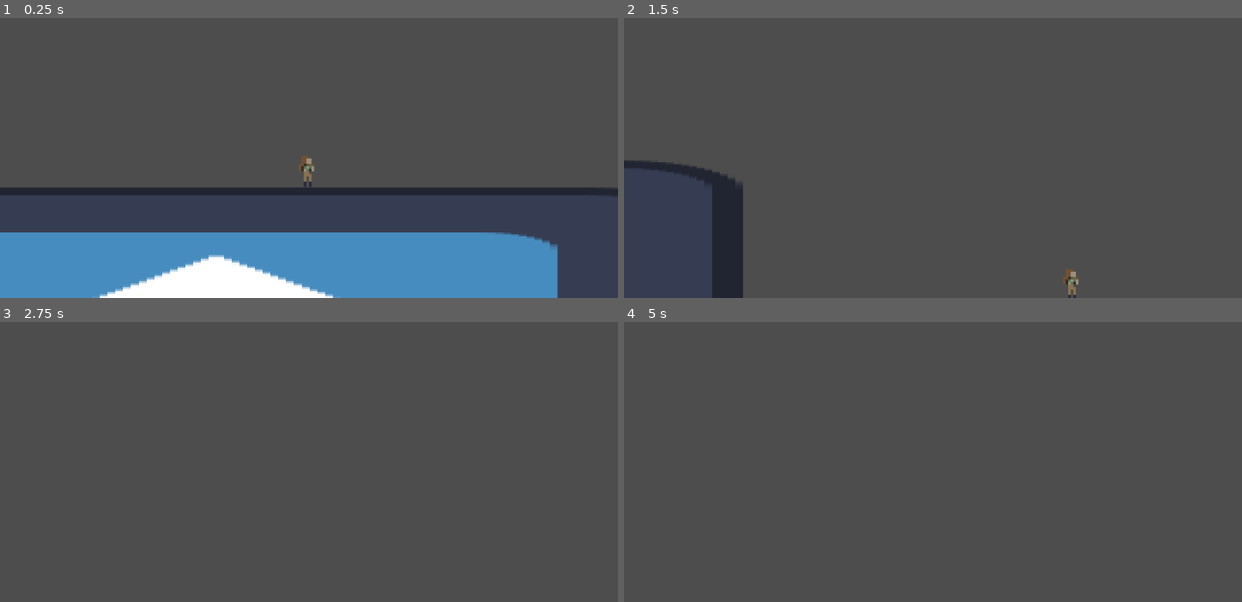
Above: before the commit, frames 1-4 (two rows, left to right).
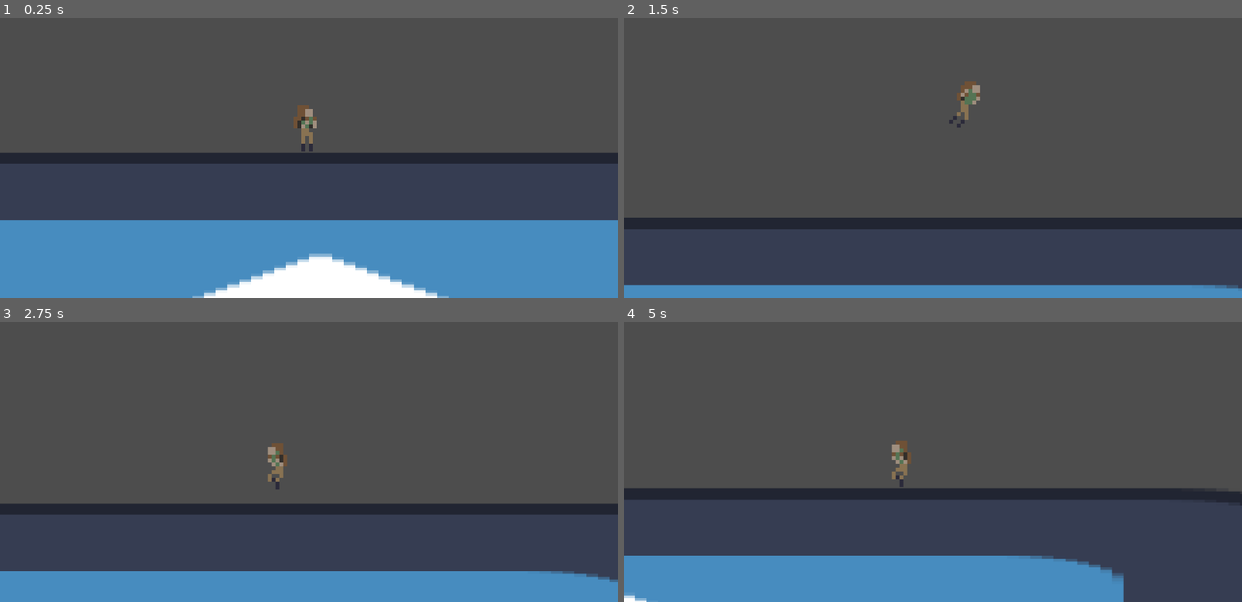
Above: after the commit, the same moments.

Repository: EpicBettaFish/trijam314
Game: Godot game, scene res://scenes/justin_test_scene.tscn
Two runs of this game, one before a commit and one after it. Both use one fixed random seed, a clock stepped at 60 frames per second and the inputs below. The project has no main scene, so this scene is started directly. The engine's default icon, where the game draws it, is replaced by a stand-in: a white triangle on a blue panel in a dark square.
Inputs:
- Up to frame 1 (0.25 s): no input
- Up to frame 2 (1.5 s): hold Up (jump) 0.53-1.28 s; hold D (right) from 0.53 s (still down); tap Up (jump) at 1.35 s
- Up to frame 3 (2.75 s): tap Up (jump) at 1.52, 1.82 s; release D (right) at 2.03 s; hold Left (left) from 2.03 s (still down); hold Up (jump) from 2.03 s (still down)
- Up to frame 4 (5 s): release Left (left) at 2.78 s; release Up (jump) at 2.78 s; hold D (right) 2.78-4.28 s; tap Up (jump) at 2.85, 3.02, 3.32, 4.35, 4.52, 4.82 s; hold Up (jump) 3.53-4.28 s; hold Left (left) from 4.28 s (still down)

The runs differ from the first frame. In frame 1, 18% of the frame differs, in the area x 0-100%, y 31-100%; in frame 2, 11%; in frame 3, 15%; in frame 4, 18%.

Commit message:
grasshopper (cocaine)

Diff:
--- a/scenes/justin_test_scene.tscn
+++ b/scenes/justin_test_scene.tscn
@@ -13,6 +13,7 @@
 position = Vector2(257, 9)
 
 [node name="StaticBody2D" type="StaticBody2D" parent="."]
+position = Vector2(39, -26)
 
 [node name="CollisionShape2D" type="CollisionShape2D" parent="StaticBody2D"]
 position = Vector2(222, 83.5)
--- a/scenes/player.tscn
+++ b/scenes/player.tscn
@@ -2,10 +2,6 @@
 
 [ext_resource type="Texture2D" uid="uid://cohk53g0wdyr4" path="res://assets/sprites/player.png" id="1_3vyb7"]
 [ext_resource type="Script" uid="uid://q33nqwlfc327" path="res://scripts/player.gd" id="1_g2els"]
-
-[sub_resource type="CapsuleShape2D" id="CapsuleShape2D_g2els"]
-radius = 1.5
-height = 11.0
 
 [sub_resource type="Animation" id="Animation_dqkch"]
 length = 0.001
@@ -100,16 +96,12 @@
 &"walk": SubResource("Animation_qhqgy")
 }
 
+[sub_resource type="CapsuleShape2D" id="CapsuleShape2D_g2els"]
+radius = 1.5
+height = 11.0
+
 [node name="Player" type="CharacterBody2D"]
 script = ExtResource("1_g2els")
-
-[node name="PlayerSprite" type="Sprite2D" parent="."]
-texture = ExtResource("1_3vyb7")
-hframes = 11
-
-[node name="PlayerHitbox" type="CollisionShape2D" parent="."]
-position = Vector2(-0.5, 0.5)
-shape = SubResource("CapsuleShape2D_g2els")
 
 [node name="PlayerAnimator" type="AnimationPlayer" parent="."]
 libraries = {
@@ -118,6 +110,14 @@
 
 [node name="Camera2D" type="Camera2D" parent="."]
 scale = Vector2(1.00968, 0.352718)
-zoom = Vector2(4, 4)
+zoom = Vector2(6, 6)
 process_callback = 0
 position_smoothing_enabled = true
+
+[node name="PlayerHitbox" type="CollisionShape2D" parent="."]
+position = Vector2(-0.5, 0.5)
+shape = SubResource("CapsuleShape2D_g2els")
+
+[node name="PlayerSprite" type="Sprite2D" parent="."]
+texture = ExtResource("1_3vyb7")
+hframes = 11
--- a/scripts/player.gd
+++ b/scripts/player.gd
@@ -1,25 +1,45 @@
 extends CharacterBody2D
 
+@onready var player_animator: AnimationPlayer = $PlayerAnimator
+@onready var player_sprite: Sprite2D = $PlayerSprite
 
-const SPEED = 300.0
-var jump_height = -400.0
+const SPEED = 50.0
+var jump_height = -200.0
 
 
 func _physics_process(delta: float) -> void:
-	# Add the gravity.
-	if not is_on_floor():
-		velocity += get_gravity() * delta
-
-	# Handle jump.
-	if Input.is_action_just_pressed("jump") and is_on_floor():
-		velocity.y = jump_height
-
-	# Get the input direction and handle the movement/deceleration.
-	# As good practice, you should replace UI actions with custom gameplay actions.
+	# player controls
 	var direction := Input.get_axis("left", "right")
 	if direction:
 		velocity.x = direction * SPEED
+		if direction == -1:
+			player_sprite.flip_h = 1
+		elif direction == 1:
+			player_sprite.flip_h = 0
 	else:
 		velocity.x = move_toward(velocity.x, 0, SPEED)
 
+	# jump
+	if Input.is_action_pressed("jump") and is_on_floor():
+		velocity.y = jump_height
+
+	# player animations
+	if is_on_floor():
+		if direction:
+			player_animator.play("walk")
+		else:
+			player_animator.play("idle")
+	else:
+		if velocity.y > 0:
+			player_animator.play("jump descend")
+		elif velocity.y < 0:
+			player_animator.play("jump ascend")
+
+		var real_grav = get_gravity()
+		if abs(velocity.y) < 30:
+			real_grav /= 6
+		velocity += real_grav * delta
+
+
+
 	move_and_slide()
